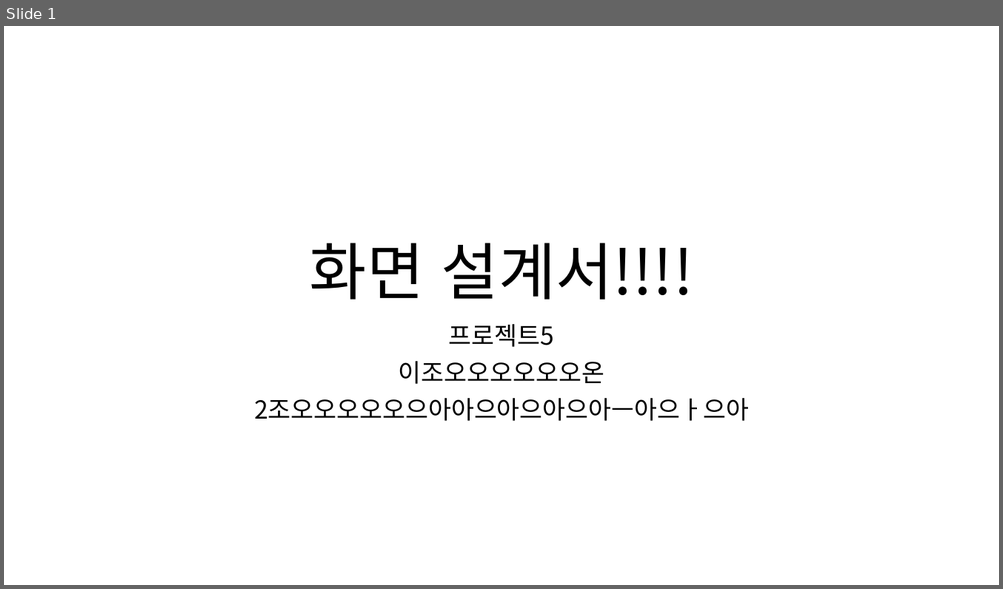
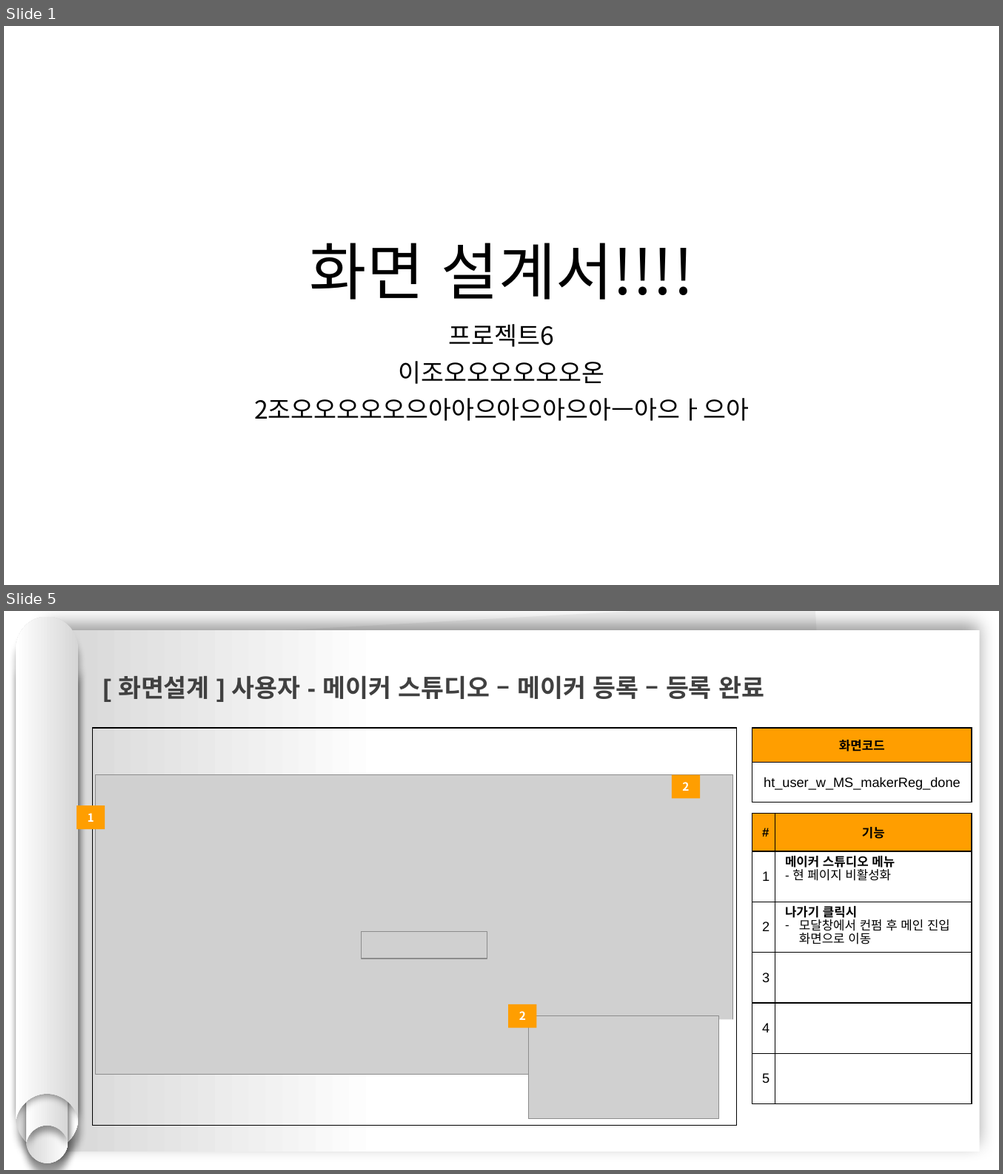
Before and after one commit to hhsw07/ezen-academy-projects, a slide deck: 0 발표용 파워포인트/project06 - 파워포인트 종합 - 현태.pptx. Shown one above the other, each under a label of ours: slide 1 before the commit, slides 1 and 5 after it; the slides between them are not shown. The pictures are 1003x589 and 1003x1174 pixels, drawn with LibreOffice and Linux fonts; fonts in the diff are those of the drawing; grey boxes stand for pictures. Boxes give left, top, right and bottom in pixels: in the first picture for what was removed or moved away, otherwise in the second. Text is boxed around its words. In the diff, an @@ line names an element or a change of style, - is before the commit and + after.

```diff
--- a/0 발표용 파워포인트/project06 - 파워포인트 종합 - 현태.pptx
+++ b/0 발표용 파워포인트/project06 - 파워포인트 종합 - 현태.pptx
@@ slide 5 added at <box>4,611,999,1170</box>, background #FFFFFF @@
@@ group added at <box>16,617,79,1163</box>: 4 freeform shapes @@
@@ rectangle added at <box>47,630,980,1152</box>, fill gradient #FFFFFF to #D7D7D7 @@
@@ rectangle added at <box>58,611,842,1150</box>, fill #F2F2F2 @@
@@ text added at <box>118,676,764,699</box>, 24 pt, text #404040, bold @@
+[ 화면설계 ] 사용자 - 메이커 스튜디오 – 메이커 등록 – 등록 완료
@@ rectangle added at <box>92,728,736,1126</box>, outline #000000 0.75 pt @@
@@ table added at <box>752,728,972,803</box>, 2 rows, 1 columns @@
+화면코드
+ht_user_w_MS_makerReg_done
@@ picture added at <box>96,775,734,1074</box> @@
@@ rectangle added at <box>671,775,700,799</box>, fill #FF9E00, 11 pt, text #FFFFFF, bold @@
+2
@@ rectangle added at <box>77,806,105,829</box>, fill #FF9E00, 11 pt, text #FFFFFF, bold @@
+1
@@ table added at <box>752,813,972,1104</box>, 6 rows, 2 columns @@
+# | 기능
+1 | 메이커 스튜디오 메뉴 / - 현 페이지 비활성화
+2 | 나가기 클릭시 / 모달창에서 컨펌 후 메인 진입 화면으로 이동
+3 | 
+4 | 
+5 | 
@@ picture added at <box>361,932,486,959</box> @@
@@ rectangle added at <box>509,1005,537,1029</box>, fill #FF9E00, 11 pt, text #FFFFFF, bold @@
+2
@@ picture added at <box>528,1016,719,1119</box> @@
@@ rectangle added at <box>677,1020,734,1092</box>, fill #FFFFFF @@
@@ slide 1 changed as well @@
@@ subtitle at <box>449,324,554,347</box>: text changed @@
-프로젝트5
+프로젝트6
```
Also in this commit, not shown: 1 other slide changed, 18 other slides added.
